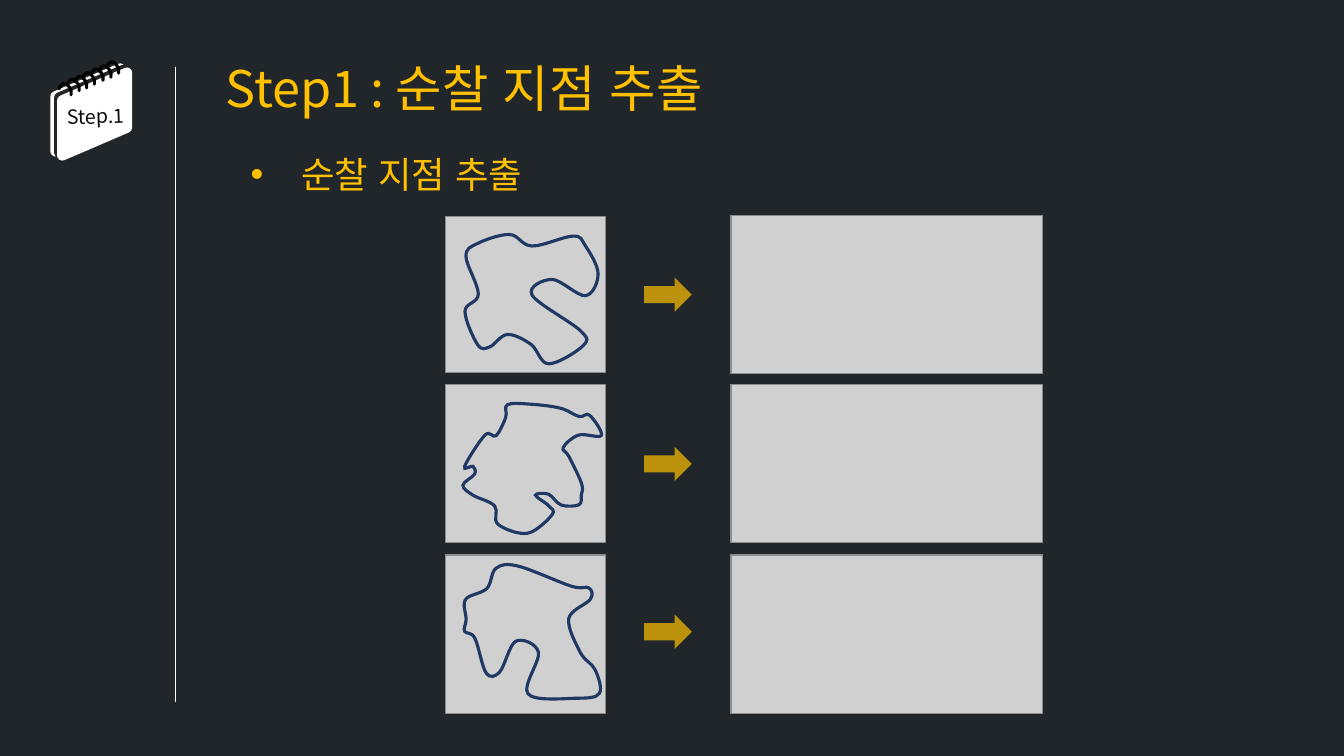
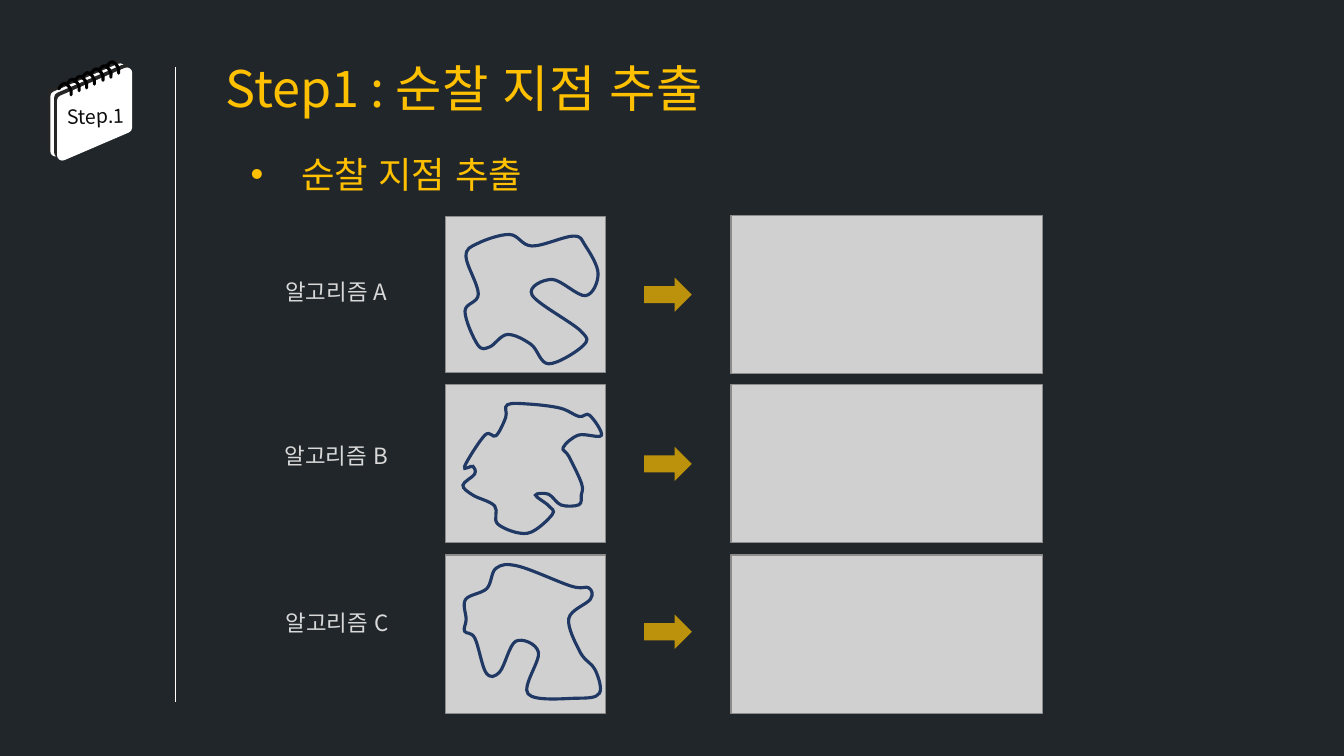
Before and after one commit to ruhz3/crime-predict, a slide deck: slide 5 of 발표/[210526]중간발표_경로알고리즘생성_최종.pptx. Drawn at 1344x756 pixels with LibreOffice and Linux fonts; fonts in the diff are those of the drawing; grey boxes stand for pictures. Boxes give left, top, right and bottom in pixels: in the first picture for what was removed or moved away, otherwise in the second. Text is boxed around its words. In the diff, an @@ line names an element or a change of style, - is before the commit and + after.

```diff
--- a/발표/[210526]중간발표_경로알고리즘생성_최종.pptx
+++ b/발표/[210526]중간발표_경로알고리즘생성_최종.pptx
@@ text added at (285, 281, 388, 302), 16 pt, text #D9D9D9 @@
+알고리즘 A
@@ text added at (285, 445, 388, 466), 16 pt, text #D9D9D9 @@
+알고리즘 B
@@ text added at (286, 612, 388, 633), 16 pt, text #D9D9D9 @@
+알고리즘 C
```
Also in this commit, not shown: 5 other slides changed, 4 slides added, 1 slide removed.
